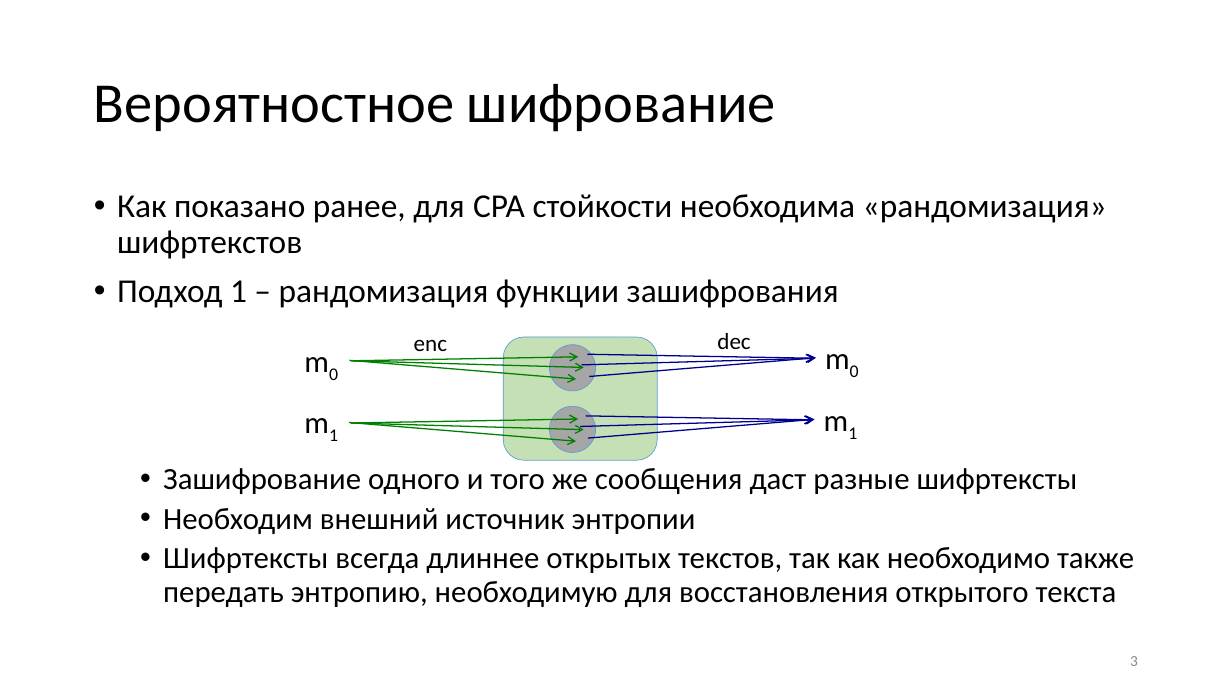
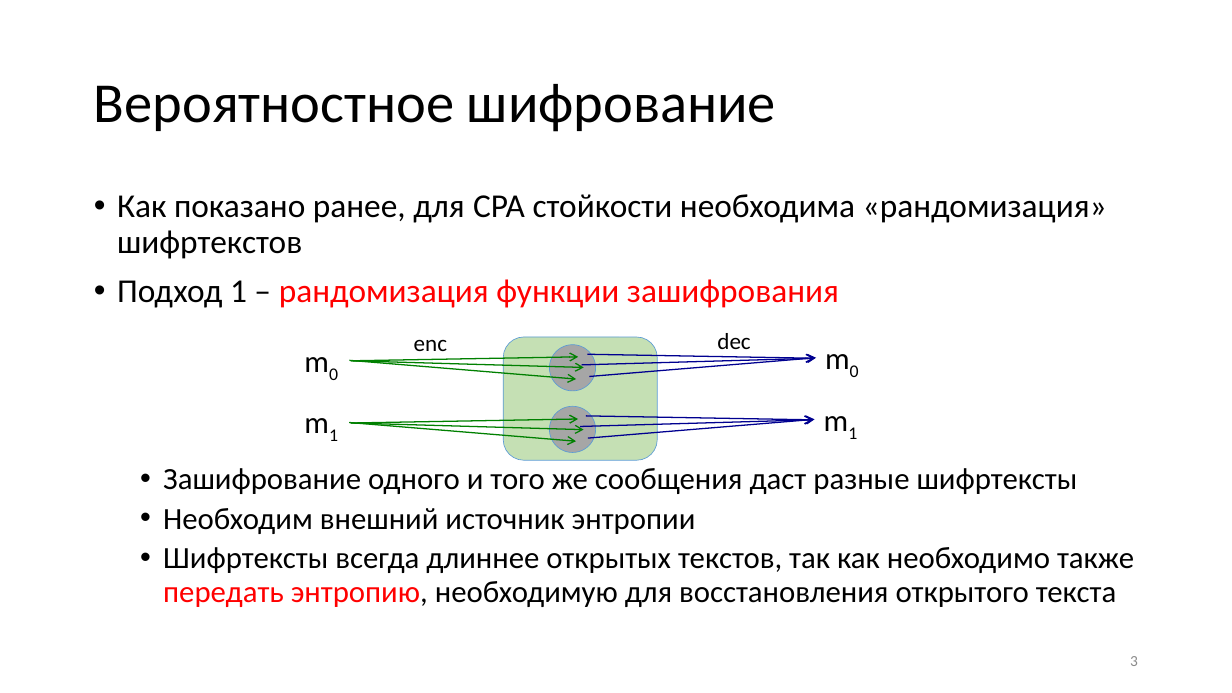
Before and after one commit to CryptoCourse/CryptoLectures, a slide deck: slide 3 of Lectures/Lecture8.pptx. Drawn at 1232x693 pixels with LibreOffice and Linux fonts; fonts in the diff are those of the drawing. Boxes give left, top, right and bottom in pixels: in the first picture for what was removed or moved away, otherwise in the second. Text is boxed around its words. In the diff, an @@ line names an element or a change of style, - is before the commit and + after.

```diff
--- a/Lectures/Lecture8.pptx
+++ b/Lectures/Lecture8.pptx
@@ text at <box>117,279,1134,607</box>: text colour #000000 to #FF0000 in "рандомизация функции зашифрования", "передать энтропию," @@
```
Also in this commit, not shown: 8 other slides changed.
